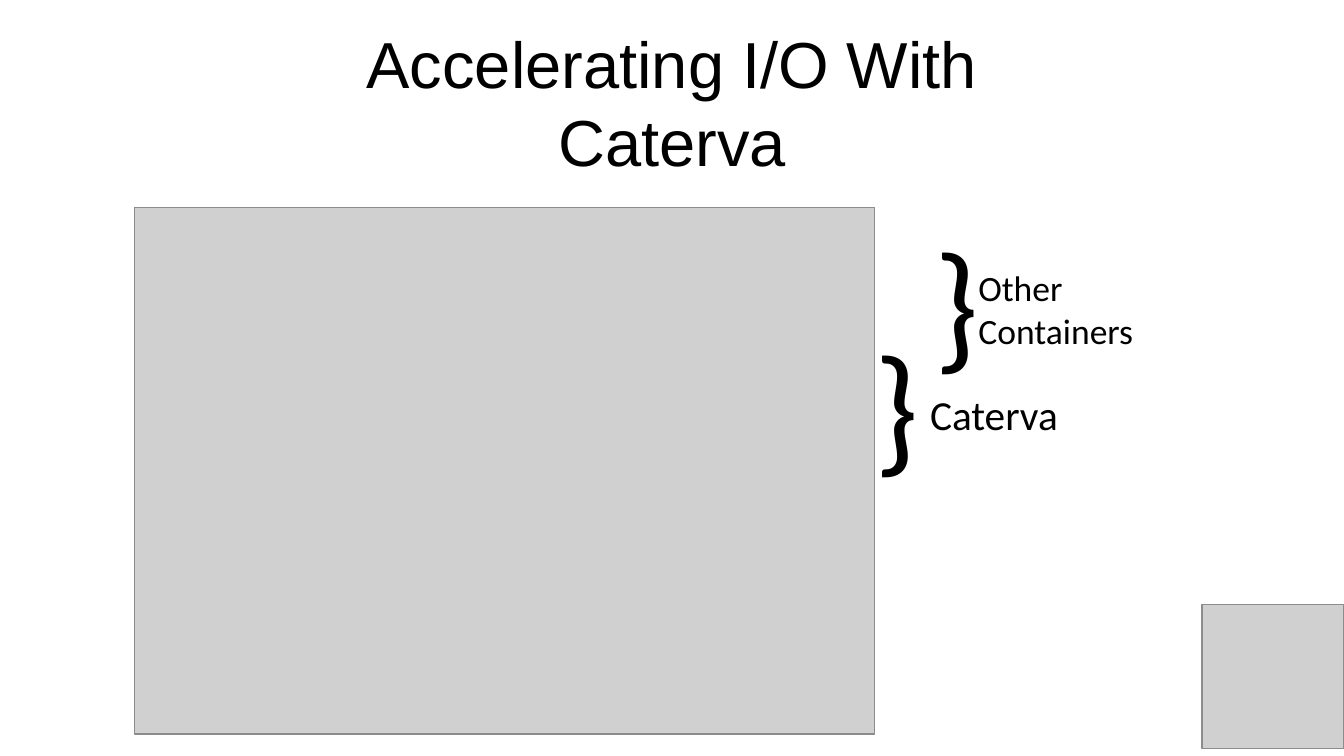
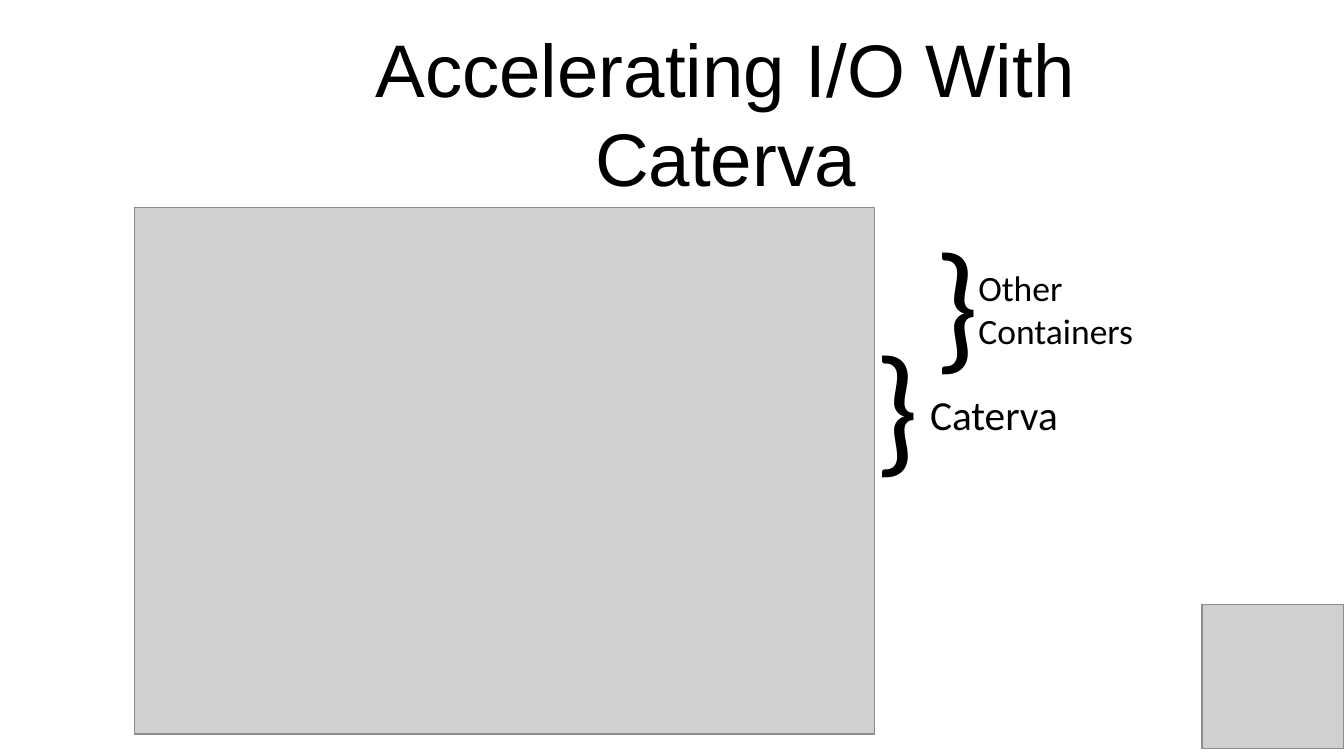
Before and after one commit to inaos/iron-array, a slide deck: slide 13 of decks/pyDataNyc2019.odp. Drawn at 1344x756 pixels with LibreOffice and Linux fonts; fonts in the diff are those of the drawing; grey boxes stand for pictures. Boxes give left, top, right and bottom in pixels: in the first picture for what was removed or moved away, otherwise in the second. Text is boxed around its words. In the diff, an @@ line names an element or a change of style, - is before the commit and + after.

```diff
--- a/decks/pyDataNyc2019.odp
+++ b/decks/pyDataNyc2019.odp
@@ text "Accelerating I/O With Caterva" at (375,43,1075,187): size 38.4 to 44 pt @@
```
Also in this commit, not shown: 3 other slides changed.
